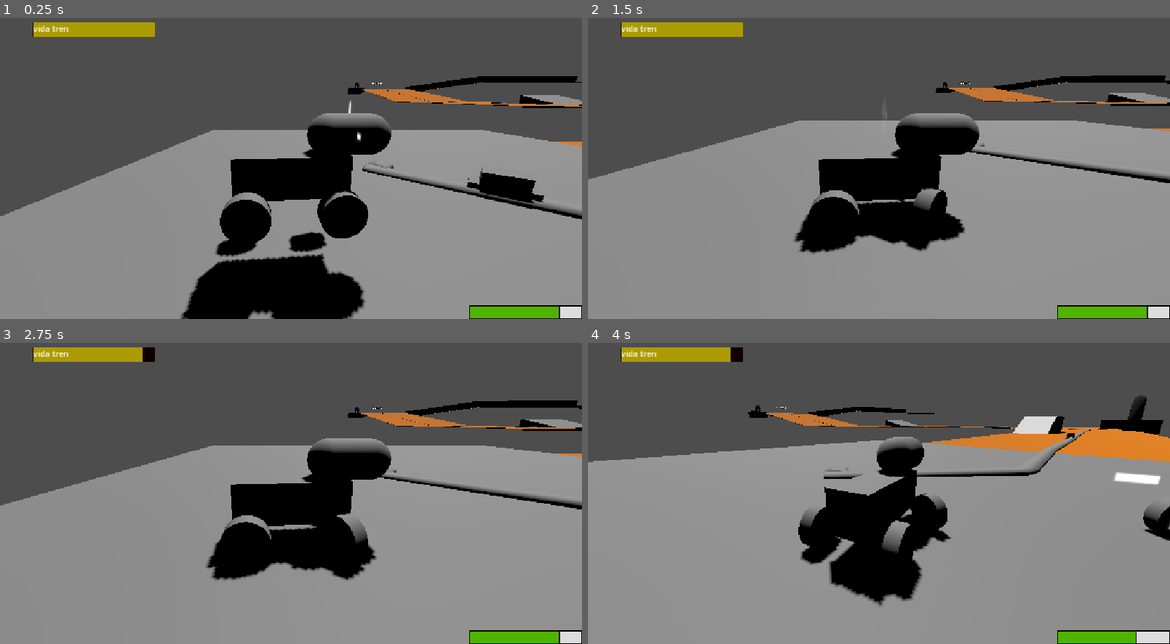
Above: before the commit, frames 1-4 (two rows, left to right).
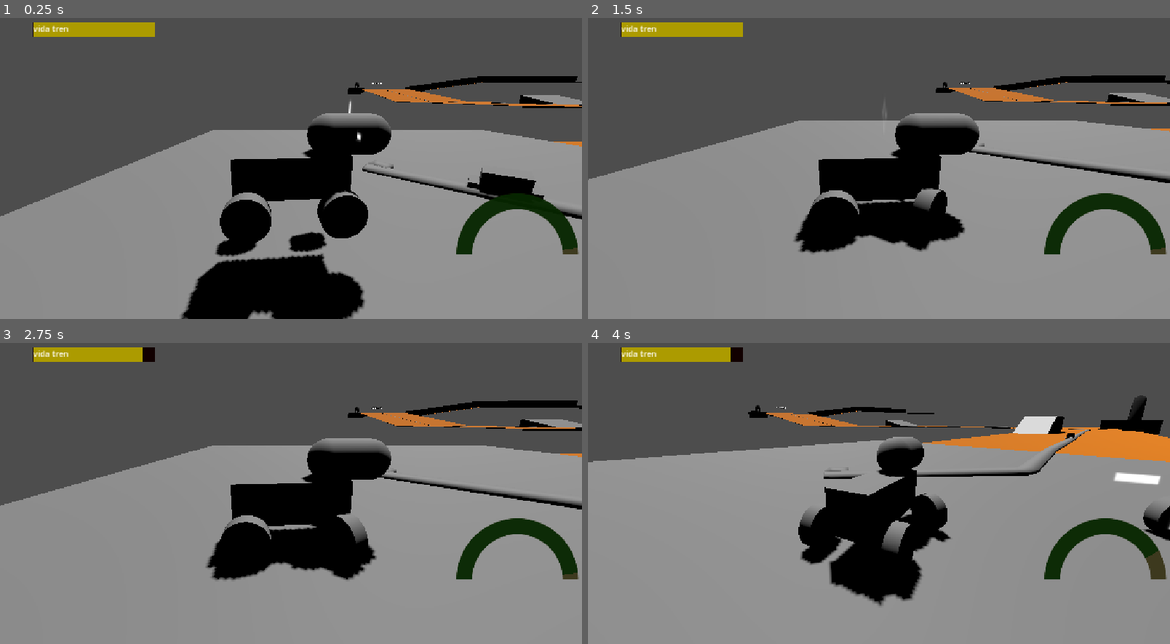
Above: after the commit, the same moments.

Repository: MauroEscalante-Hub/Linea-San-Gnomo
Game: Godot game, scene res://Escenas/grayboxing/grayboxing_escenario1.tscn
Two runs of this game, one before a commit and one after it. Both use one fixed random seed, a clock stepped at 60 frames per second and the inputs below.
Inputs (mouse positions are in pixels of both pictures, inside the frame that each line leads up to):
- Up to frame 1 (0.25 s): no input
- Up to frame 2 (1.5 s): move the mouse to (1007, 138) at 0.52 s; hold D (derecha) 0.53-1.28 s; right-click (1007, 138) at 0.6 s; move the mouse to (762, 171) at 1.27 s; hold A (izquierda) from 1.28 s (still down); tap E (cambiar_de_auto) at 1.35 s
- Up to frame 3 (2.75 s): move the mouse to (349, 409) at 2.02 s; release A (izquierda) at 2.03 s; hold D (derecha) from 2.03 s (still down); tap Space (daño) at 2.1 s
- Up to frame 4 (4 s): move the mouse to (849, 544) at 2.77 s; release D (derecha) at 2.78 s; hold W (avanzar) 2.78-3.53 s; click (849, 544) at 2.85 s; move the mouse to (1053, 529) at 3.52 s; hold A (izquierda) from 3.53 s (still down); tap S (frenar) at 3.6 s

The runs differ from the first frame. In frame 1, 2.4% of the frame differs, in the area x 78-100%, y 58-100%; in frame 2, 2.4%; in frame 3, 2.4%; in frame 4, 2.4%.

Commit message:
listo
se puso la barra semi circulo

Diff:
--- a/escenas/componentes/vida/barra_de_vida.tscn
+++ b/escenas/componentes/vida/barra_de_vida.tscn
@@ -1,22 +1,6 @@
 [gd_scene format=3 uid="uid://cvdaermcfffes"]
 
-[sub_resource type="StyleBoxFlat" id="StyleBoxFlat_u5bk5"]
-bg_color = Color(0.86467505, 0.86467516, 0.864675, 1)
-border_width_left = 2
-border_width_top = 2
-border_width_right = 2
-border_width_bottom = 2
-border_color = Color(0, 0, 0, 1)
-
-[sub_resource type="StyleBoxFlat" id="StyleBoxFlat_kddjp"]
-bg_color = Color(0.3099748, 0.707287, 0, 1)
-border_width_left = 2
-border_width_top = 2
-border_width_right = 2
-border_width_bottom = 2
-border_color = Color(0.082922496, 0.021172512, 6.016344e-09, 1)
-
-[node name="ProgressBar" type="ProgressBar" unique_id=516446245]
+[node name="ProgressBar" type="TextureProgressBar" unique_id=686058432]
 anchors_preset = 8
 anchor_left = 0.5
 anchor_top = 0.5
@@ -28,7 +12,7 @@
 offset_bottom = 13.5
 grow_horizontal = 2
 grow_vertical = 2
-theme_override_styles/background = SubResource("StyleBoxFlat_u5bk5")
-theme_override_styles/fill = SubResource("StyleBoxFlat_kddjp")
 value = 50.0
-show_percentage = false
+fill_mode = 4
+radial_initial_angle = 270.0
+radial_fill_degrees = 180.0
--- a/escenas/componentes/vida/vida.tscn
+++ b/escenas/componentes/vida/vida.tscn
@@ -2,6 +2,7 @@
 
 [ext_resource type="Script" uid="uid://c4pg63bg3uuba" path="res://escenas/componentes/vida/vida.gd" id="1_jnlar"]
 [ext_resource type="PackedScene" uid="uid://cvdaermcfffes" path="res://escenas/componentes/vida/barra_de_vida.tscn" id="2_p4oi6"]
+[ext_resource type="Texture2D" uid="uid://eja3876kt2wa" path="res://escenas/componentes/vida/barra_fondo.png" id="3_s8and"]
 
 [node name="Vida" type="Node3D" unique_id=2126800800]
 script = ExtResource("1_jnlar")
@@ -20,4 +21,10 @@
 offset_bottom = 0.0
 grow_horizontal = 0
 grow_vertical = 0
+radial_initial_angle = 268.0
+radial_fill_degrees = 220.0
+texture_under = ExtResource("3_s8and")
+texture_progress = ExtResource("3_s8and")
+tint_under = Color(1, 0.8784314, 0, 1)
+tint_progress = Color(0, 1, 0, 1)
 metadata/_edit_use_anchors_ = true
Binary file added: escenas/componentes/vida/barra_fondo.png
Not shown, added: escenas/componentes/vida/barra_fondo.png.import
